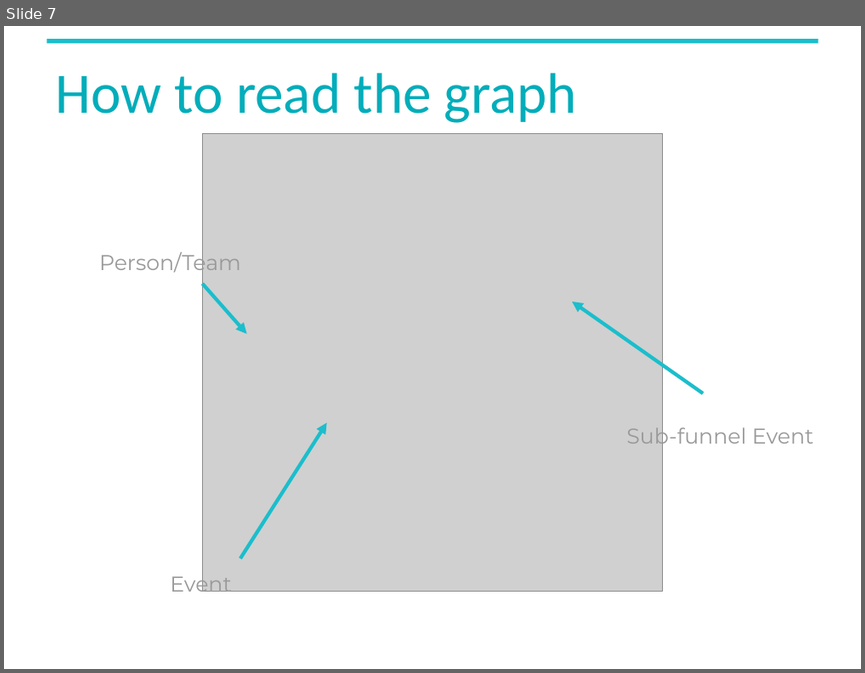
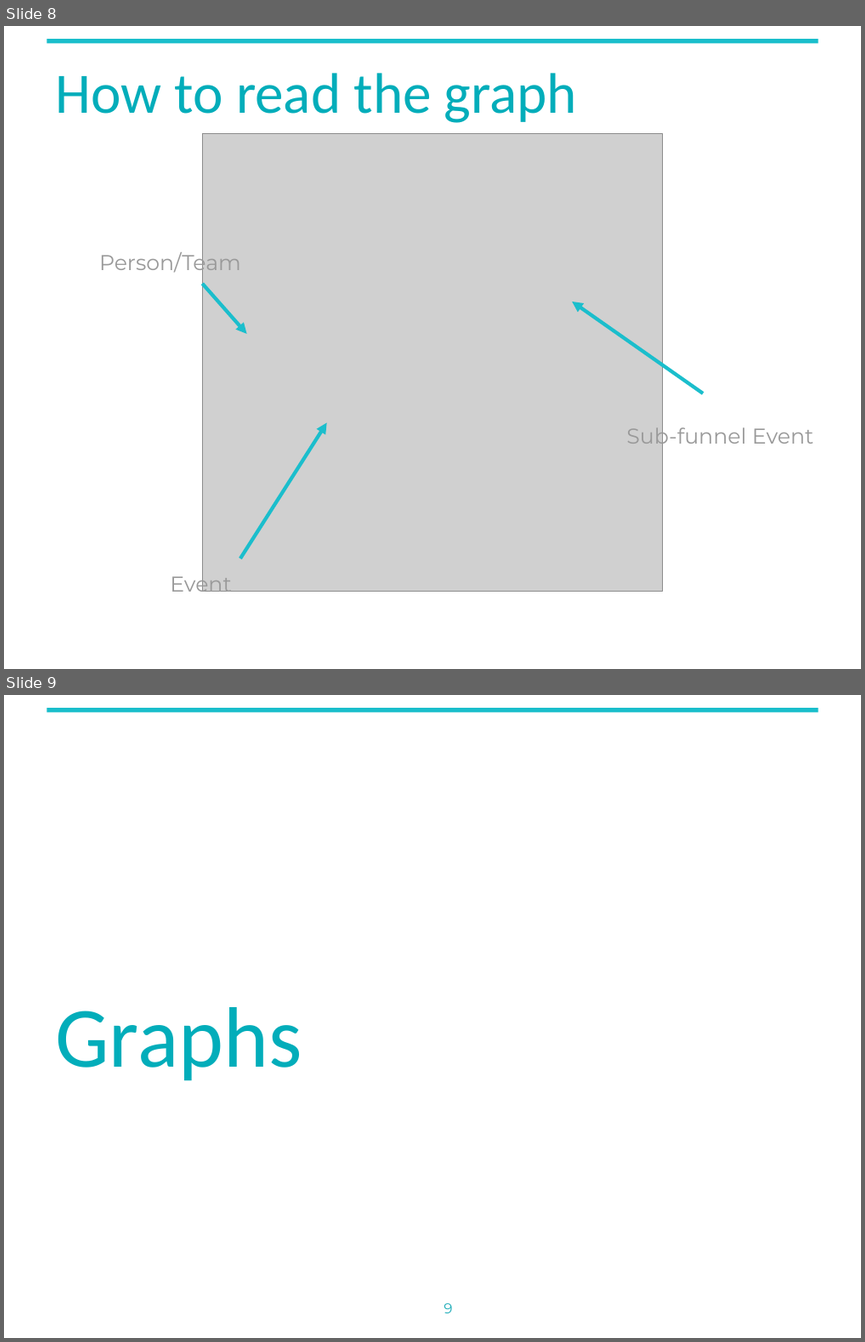
Before and after one commit to gwharris/NYU_network_analysis, a slide deck: reports/interim_presentation.pptx. Shown one above the other, each under a label of ours: slide 7 before the commit, slides 8 and 9 after it. The pictures are 865x673 and 865x1342 pixels, drawn with LibreOffice and Linux fonts; fonts in the diff are those of the drawing; grey boxes stand for pictures; background and template pictures are left out. Boxes give left, top, right and bottom in pixels: in the first picture for what was removed or moved away, otherwise in the second. Text is boxed around its words. In the diff, an @@ line names an element or a change of style, - is before the commit and + after.

```diff
--- a/reports/interim_presentation.pptx
+++ b/reports/interim_presentation.pptx
@@ slide 9 added at bbox=[4, 695, 861, 1338], background #FFFFFF; not listed: 1 template element that a slide beside it also shows @@
@@ title added at bbox=[55, 1007, 302, 1081], 72 pt, text #02ADBA @@
+Graphs
@@ rectangle added at bbox=[575, 1246, 861, 1338], fill #FFFFFF @@
@@ page number added at bbox=[443, 1303, 452, 1313], 12 pt, text #20ADB9 @@
+9
@@ what was slide 7 is now slide 8 @@
```
Also in this commit, not shown: 1 slide changed, 1 other slide added, 2 slides removed, 1 other file.
